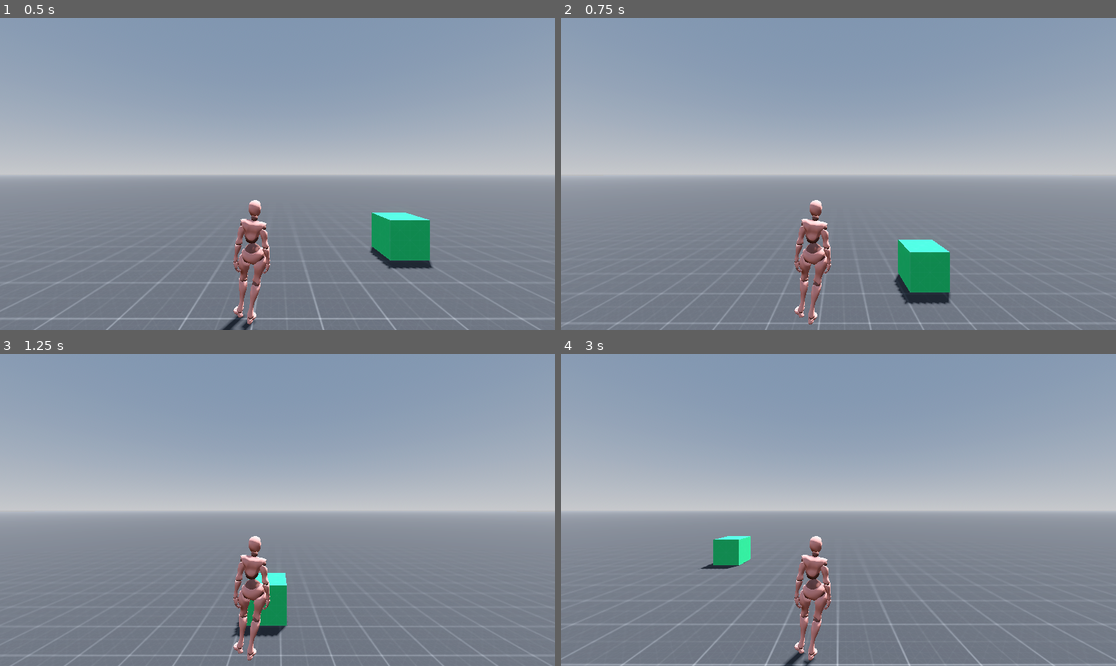
Above: before the commit, frames 1-4 (two rows, left to right).
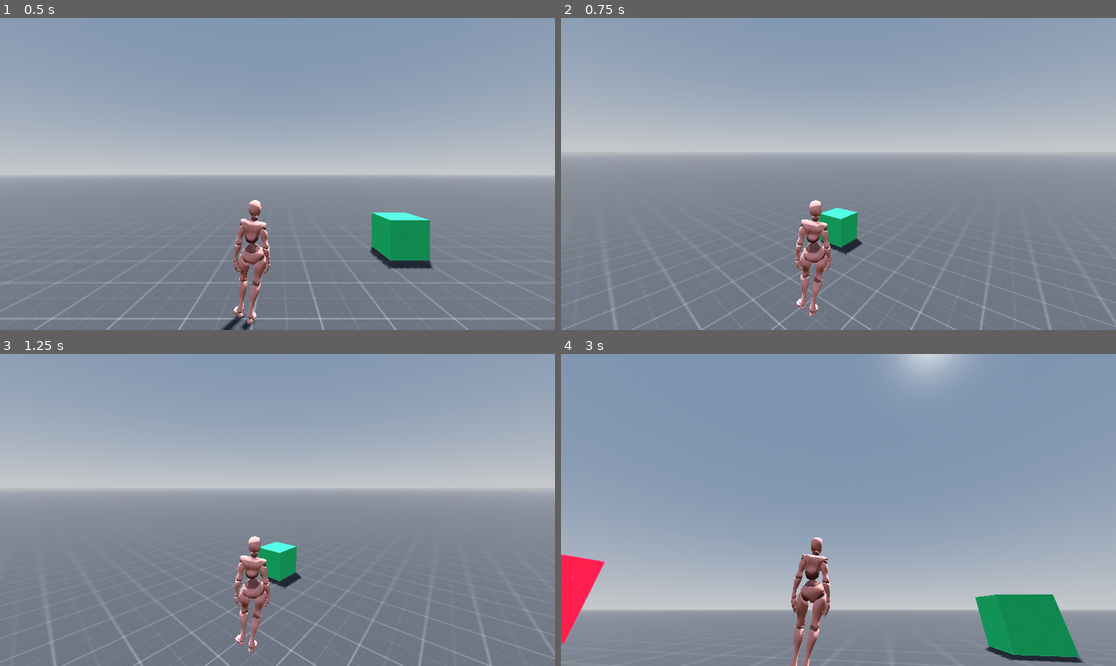
Above: after the commit, the same moments.

Repository: nathaponb/adam
Game: Godot game, scene res://scences/world.tscn
Two runs of this game, one before a commit and one after it. Both use one fixed random seed, a clock stepped at 60 frames per second and the inputs below.
Inputs (mouse positions are in pixels of both pictures, inside the frame that each line leads up to):
- Up to frame 1 (0.5 s): no input
- Up to frame 2 (0.75 s): tap Enter (ui_accept) at 0.5 s; move the mouse to (960, 158) at 0.52 s; hold Right (ui_right) from 0.53 s (still down)
- Up to frame 3 (1.25 s): keep holding Right (ui_right); tap Enter (ui_accept) at 0.77 s
- Up to frame 4 (3 s): move the mouse to (727, 525) at 1.27 s; release Right (ui_right) at 1.28 s; hold Down (ui_down) 1.28-2.03 s; tap Enter (ui_accept) at 1.52 s; move the mouse to (894, 441) at 2.02 s; hold Right (ui_right) 2.03-2.78 s; move the mouse to (810, 572) at 2.77 s; hold Up (ui_up) from 2.78 s (still down)

Frame 1 is identical in both runs. In frame 2, 12% of the frame differs, in the area x 0-100%, y 42-100%; in frame 3, 11%; in frame 4, 53%, in the area x 0-100%, y 0-100%.

Commit message:
Rotate the camera based on mouse movement

Diff:
--- a/project.godot
+++ b/project.godot
@@ -14,3 +14,26 @@
 run/main_scene="res://scences/world.tscn"
 config/features=PackedStringArray("4.2", "Forward Plus")
 config/icon="res://icon.svg"
+
+[input]
+
+forward={
+"deadzone": 0.5,
+"events": [Object(InputEventKey,"resource_local_to_scene":false,"resource_name":"","device":-1,"window_id":0,"alt_pressed":false,"shift_pressed":false,"ctrl_pressed":false,"meta_pressed":false,"pressed":false,"keycode":0,"physical_keycode":87,"key_label":0,"unicode":119,"echo":false,"script":null)
+]
+}
+backward={
+"deadzone": 0.5,
+"events": [Object(InputEventKey,"resource_local_to_scene":false,"resource_name":"","device":-1,"window_id":0,"alt_pressed":false,"shift_pressed":false,"ctrl_pressed":false,"meta_pressed":false,"pressed":false,"keycode":0,"physical_keycode":83,"key_label":0,"unicode":115,"echo":false,"script":null)
+]
+}
+left={
+"deadzone": 0.5,
+"events": [Object(InputEventKey,"resource_local_to_scene":false,"resource_name":"","device":-1,"window_id":0,"alt_pressed":false,"shift_pressed":false,"ctrl_pressed":false,"meta_pressed":false,"pressed":false,"keycode":0,"physical_keycode":65,"key_label":0,"unicode":97,"echo":false,"script":null)
+]
+}
+right={
+"deadzone": 0.5,
+"events": [Object(InputEventKey,"resource_local_to_scene":false,"resource_name":"","device":-1,"window_id":0,"alt_pressed":false,"shift_pressed":false,"ctrl_pressed":false,"meta_pressed":false,"pressed":false,"keycode":0,"physical_keycode":68,"key_label":0,"unicode":100,"echo":false,"script":null)
+]
+}
--- a/scripts/player.gd
+++ b/scripts/player.gd
@@ -1,12 +1,24 @@
 extends CharacterBody3D
 
 
-const SPEED = 5.1
+const SPEED = 5.0
 const JUMP_VELOCITY = 4.5
 
 # Get the gravity from the project settings to be synced with RigidBody nodes.
 var gravity = ProjectSettings.get_setting("physics/3d/default_gravity")
+@onready var camera_mount = $CameraMount
 
+var sens_horizontal = 0.2
+var sens_vertical = 0.2
+
+
+func _ready():
+	Input.mouse_mode = Input.MOUSE_MODE_CAPTURED
+
+func _input(event):
+	if event is InputEventMouseMotion:
+		rotate_y(deg_to_rad(-event.relative.x * sens_horizontal))
+		camera_mount.rotate_x(deg_to_rad(event.relative.y * sens_vertical))
 
 func _physics_process(delta):
 	# Add the gravity.
@@ -19,7 +31,7 @@
 
 	# Get the input direction and handle the movement/deceleration.
 	# As good practice, you should replace UI actions with custom gameplay actions.
-	var input_dir = Input.get_vector("ui_left", "ui_right", "ui_up", "ui_down")
+	var input_dir = Input.get_vector("left", "right", "forward", "backward")
 	var direction = (transform.basis * Vector3(input_dir.x, 0, input_dir.y)).normalized()
 	if direction:
 		velocity.x = direction.x * SPEED
